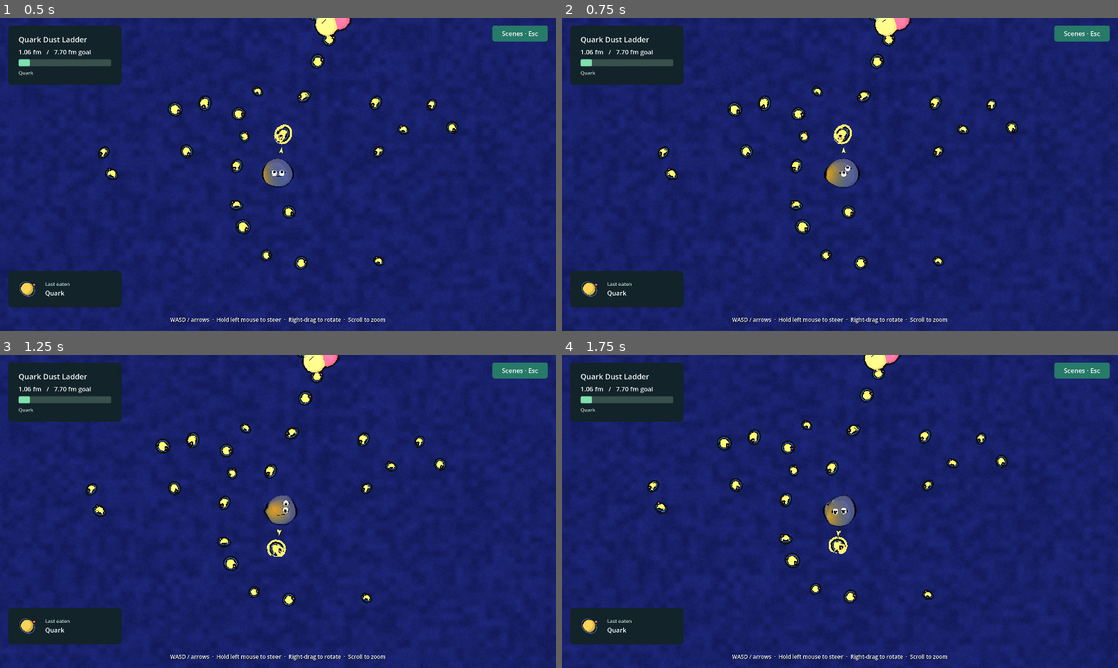
Above: before the commit, frames 1-4 (two rows, left to right).
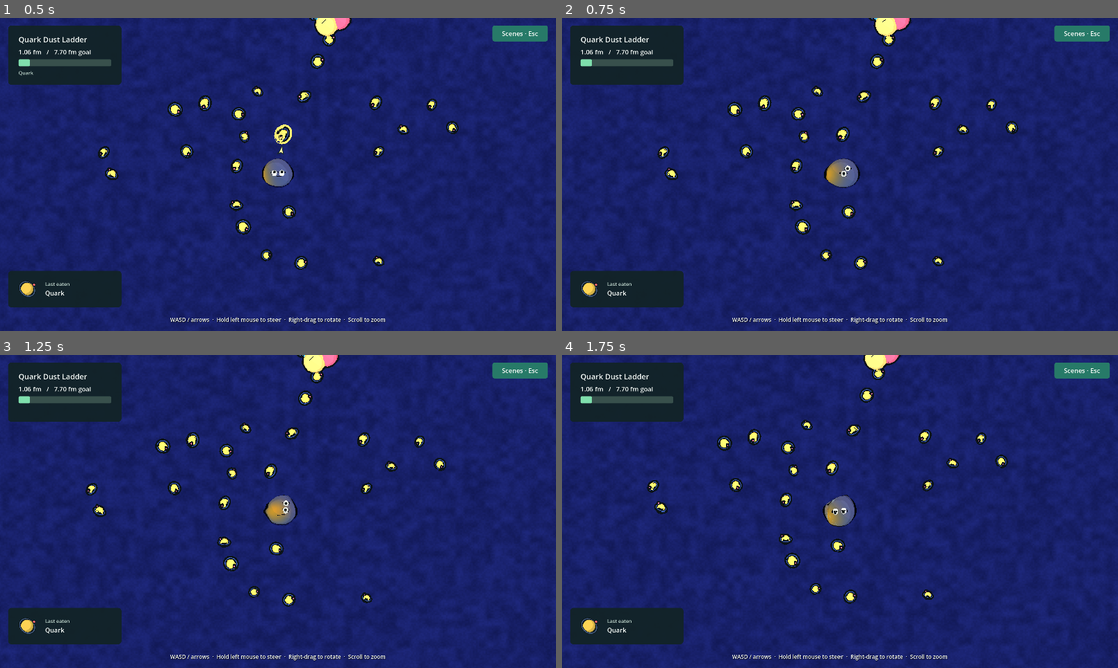
Above: after the commit, the same moments.

Repository: armantark/gray-goo
Game: Godot game, scene res://main.tscn
Same seed, same stepped clock (60 frames per second), same inputs: the game is played once before the commit and once after it.
Inputs (mouse positions are in pixels of both pictures, inside the frame that each line leads up to):
- Up to frame 1 (0.5 s): no input
- Up to frame 2 (0.75 s): move the mouse to (962, 158) at 0.52 s; hold D (move_right) from 0.53 s (still down); click (962, 158) at 0.67 s
- Up to frame 3 (1.25 s): keep holding D (move_right)
- Up to frame 4 (1.75 s): release D (move_right) at 1.25 s; drag from (728, 527) to (812, 574) at 1.27 s

Frame 1 is identical in both runs. In frame 2, 0.1% of the frame differs, in the area x 3-53%, y 16-51%; in frame 3, 0.1%; in frame 4, 0.1%.
Error after the commit: Invalid type in function 'is_edible' in base 'Node3D (GameWorld)'. The Object-derived class of argument 1 (previously freed) is not a subclass of the expected …

Commit message:
Let each level progress through its full five-tier ladder.
Replace the single jump with indexed jumps and tier names. Keep future wholes visible, gate eating by the active tier, and handle all crossed thresholds after a large meal.

Add the world budget check and document the HUD data contract. Four-scene headless checks confirm budget closure and four successive transitions. Preserve Fable's speed law and leave the HUD and goo body unchanged.

Diff:
--- /dev/null
+++ b/scripts/check_worlds.gd
@@ -0,0 +1,55 @@
+extends SceneTree
+
+func _initialize() -> void:
+	call_deferred("_run")
+
+func _run() -> void:
+	var success := true
+	for level in 4:
+		var world := GameWorld.new()
+		root.add_child(world)
+		world.build(level)
+		success = _check_ladder(world) and success
+		world.free()
+	print("WORLD_CHECK_OK=", success)
+	quit(0 if success else 1)
+
+func _check_ladder(world: GameWorld) -> bool:
+	var config := world.config
+	var valid: bool = config.tiers.size() == 5 and config.jumps.size() == 5
+	var previous := 0.0
+	for jump in config.jumps:
+		valid = valid and jump.radius > previous and jump.view_size > 0.0
+		previous = jump.radius
+	var consumed := {}
+	var volume := pow(float(config.initial_radius), 3.0)
+	var pools_taken := {}
+	for tier in config.tiers.size():
+		world.advance_scale(tier)
+		var target: float = config.jumps[tier + 1].radius if tier + 1 < config.jumps.size() else config.goal_radius
+		var changed := true
+		while changed and volume < pow(target, 3.0):
+			changed = false
+			for food in world.foods:
+				if consumed.has(food.get_instance_id()) or not world.is_edible(food, pow(volume, 1.0 / 3.0)):
+					continue
+				volume += _take(food, consumed)
+				changed = true
+			for pool in world.pools:
+				if not pools_taken.has(pool.get_instance_id()):
+					volume += pool.remaining_volume
+					pools_taken[pool.get_instance_id()] = true
+					changed = true
+		var closes := volume + 0.00001 >= pow(target, 3.0)
+		valid = valid and closes
+		print("TIER_BUDGET ", config.title, " tier=", tier, " radius=", pow(volume, 1.0 / 3.0), " target=", target, " closes=", closes)
+	return valid
+
+func _take(food: Food, consumed: Dictionary) -> float:
+	if consumed.has(food.get_instance_id()):
+		return 0.0
+	consumed[food.get_instance_id()] = true
+	var volume := food.volume
+	for part in food.parts:
+		volume += _take(part, consumed)
+	return volume
--- a/src/game.gd
+++ b/src/game.gd
@@ -8,7 +8,7 @@
 var _volume := 0.0
 var _level := 0
 var _won := false
-var _revealed := false
+var _tier := 0
 var _cinematic := -1.0
 var _bite_sound: AudioStreamPlayer
 var _win_sound: AudioStreamPlayer
@@ -68,7 +68,7 @@
 		world.free()
 	_level = index
 	_won = false
-	_revealed = false
+	_tier = 0
 	world = GameWorld.new()
 	add_child(world)
 	world.build(index)
@@ -80,7 +80,7 @@
 	world.player_radius = goo.radius
 	rig = GooCamera.new()
 	add_child(rig)
-	rig.configure(world.field, world.config.camera_sizes[0], goo, world.get_ground_height)
+	rig.configure(world.field, world.config.jumps[0].view_size, goo, world.get_ground_height)
 	hud.configure(index, world.config)
 	print("LEVEL_READY ", index, " ", world.config.title)
 
@@ -92,7 +92,7 @@
 	goo.set_drive(rig.movement_direction(), BODY_LENGTHS_PER_SECOND * goo.radius * 2.0 * hud.movement_speed)
 	var eaten := 0
 	for food in world.foods:
-		if not is_instance_valid(food) or not food.active or food.threshold > goo.radius:
+		if not world.is_edible(food, goo.radius):
 			continue
 		if goo.touches(food.center(), food.radius * 0.72):
 			_eat(food)
@@ -113,10 +113,11 @@
 		if portion > 0.0:
 			_add_growth(portion, pool.pigment, contact)
 			hud.show_meal("Spacetime fabric" if _level == 3 else "Water", "", pool.pigment)
-	if not _revealed and world.config.jump_radius > 0.0 and goo.radius >= world.config.jump_radius:
-		_revealed = true
-		world.advance_scale()
-		rig.reveal(world.config.camera_sizes[1])
+	while _tier + 1 < world.config.jumps.size() and goo.radius >= float(world.config.jumps[_tier + 1].radius):
+		_tier += 1
+		world.advance_scale(_tier)
+		rig.reveal(float(world.config.jumps[_tier].view_size))
+		print("LEVEL_TIER ", _level, " ", _tier, " ", world.config.tiers[_tier])
 	if not _won and _volume >= pow(world.config.goal_radius, 3.0):
 		_complete()
 
--- a/src/world.gd
+++ b/src/world.gd
@@ -7,8 +7,7 @@
 var pools: Array[LocalPool] = []
 var player_radius := 0.5
 var _level := 0
-var _revealed := false
-var _locked: Array[Food] = []
+var current_tier := 0
 var _currents: Array[Food] = []
 var _time := 0.0
 var _rng := RandomNumberGenerator.new()
@@ -19,25 +18,29 @@
 	match _level:
 		0:
 			config = {"title": "Quark Dust Ladder", "meters_per_unit": 1e-15, "initial_radius": 0.5, "goal_radius": 3.85,
-				"jump_radius": 1.5, "camera_sizes": [14.0, 26.0], "start_position": Vector3(-32.0, 0.0, 29.0), "accent": Color("ffbc70")}
+				"tiers": ["Particle soup", "Formations", "Small nuclei", "Atoms", "Molecules"],
+				"jumps": _jumps(0.5, 14.0), "start_position": Vector3(-32.0, 0.0, 29.0), "accent": Color("ffbc70")}
 			_lighting(Color("10152e"), Color("a7b9ee"), Color("ff92b1"))
 			_terrain(Color("202747"))
 			_quarks()
 		1:
 			config = {"title": "Coral Colony Tide Pool", "meters_per_unit": 0.01, "initial_radius": 0.55, "goal_radius": 3.75,
-				"jump_radius": 1.45, "camera_sizes": [14.0, 26.0], "start_position": Vector3(-33.0, 0.0, 28.0), "accent": Color("73ead9")}
+				"tiers": ["Plankton and polyps", "Branches and shells", "Pool animals", "Rocks and water", "The pool"],
+				"jumps": _jumps(0.55, 14.0), "start_position": Vector3(-33.0, 0.0, 28.0), "accent": Color("73ead9")}
 			_lighting(Color("376f83"), Color("e2fff4"), Color("81c9ff"))
 			_terrain(Color("c9c7a1"))
 			_coral()
 		2:
 			config = {"title": "Skatepark Bowl", "meters_per_unit": 0.25, "initial_radius": 0.55, "goal_radius": 3.75,
-				"jump_radius": 0.0, "camera_sizes": [16.0], "start_position": Vector3(-33.0, 0.0, 29.0), "accent": Color("ffaf68")}
+				"tiers": ["Litter in the gutter", "Boards and gear", "Skaters and furniture", "Rails and pipes", "The park"],
+				"jumps": _jumps(0.55, 16.0), "start_position": Vector3(-33.0, 0.0, 29.0), "accent": Color("ffaf68")}
 			_lighting(Color("8eabbc"), Color("fff0d0"), Color("98dcff"))
 			_terrain(Color("65a6b3"))
 			_skatepark()
 		3:
 			config = {"title": "Tablecloth of Everything", "meters_per_unit": 1e21, "initial_radius": 0.6, "goal_radius": 3.8,
-				"jump_radius": 1.6, "camera_sizes": [14.0, 28.0], "start_position": Vector3(-32.0, 0.0, 26.0), "accent": Color("c5a6ff")}
+				"tiers": ["Stars", "Nebulae and clusters", "Galaxies", "Groups and clusters", "The web"],
+				"jumps": _jumps(0.6, 14.0), "start_position": Vector3(-32.0, 0.0, 26.0), "accent": Color("c5a6ff")}
 			_lighting(Color("080b1a"), Color("c9c5ff"), Color("679be8"))
 			_terrain(Color("080b1a"), false)
 			_cosmos()
@@ -60,7 +63,7 @@
 func get_obstacles(center: Vector3, reach: float) -> Array:
 	var result: Array = []
 	for food in foods:
-		if not is_instance_valid(food) or not food.active or food.threshold <= player_radius:
+		if not is_instance_valid(food) or not food.active or is_edible(food, player_radius):
 			continue
 		var offset := Vector2(food.global_position.x - center.x, food.global_position.z - center.z)
 		if offset.length_squared() > pow(reach + food.collider_radius, 2):
@@ -76,7 +79,7 @@
 	var nearest: Food
 	var distance := INF
 	for food in foods:
-		if not is_instance_valid(food) or not food.active or food.threshold > goo_radius:
+		if not is_edible(food, goo_radius):
 			continue
 		var candidate := point.distance_squared_to(food.center())
 		if candidate < distance:
@@ -84,22 +87,16 @@
 			nearest = food
 	return nearest
 
-func advance_scale() -> void:
-	if _revealed:
-		return
-	_revealed = true
-	for food in _locked:
-		if is_instance_valid(food):
-			food.active = true
-			food.visible = true
-			food.collision_layer = 2
-	for food in foods:
-		if is_instance_valid(food) and food.active and food.tier == 0 and food.radius < 0.3 and food.parent_food == null:
-			food.active = false
-			food.collision_layer = 0
-			food.collision_mask = 0
-			food.queue_free()
-	_locked.clear()
+func _jumps(initial_radius: float, first_view: float) -> Array[Dictionary]:
+	return [{"radius": initial_radius, "view_size": first_view},
+		{"radius": 0.85, "view_size": 18.0}, {"radius": 1.35, "view_size": 23.0},
+		{"radius": 2.1, "view_size": 30.0}, {"radius": 3.0, "view_size": 38.0}]
+
+func is_edible(food: Food, goo_radius: float) -> bool:
+	return is_instance_valid(food) and food.active and food.tier <= current_tier and food.threshold <= goo_radius
+
+func advance_scale(tier_index: int) -> void:
+	current_tier = tier_index
 
 func _add_food(kind: String, at: Vector2, size: float, threshold: float, volume: float,
 		label: String, moving: bool = false, tier: int = 0, parent: Food = null, lift: float = 0.0) -> Food:
@@ -118,11 +115,6 @@
 		food.position = Vector3(at.x, lift, at.y)
 	food.rotation.y = _rng.randf_range(-PI, PI)
 	foods.append(food)
-	if tier > 0 and float(config["jump_radius"]) > 0.0:
-		food.active = false
-		food.visible = false
-		food.collision_layer = 0
-		_locked.append(food)
 	return food
 
 func _pool(at: Vector3, extent: Vector2, color: Color, volume: float, threshold: float = 0.0, fabric: bool = false) -> void:
Not shown, added: docs/design/level-runtime-handoff.md
